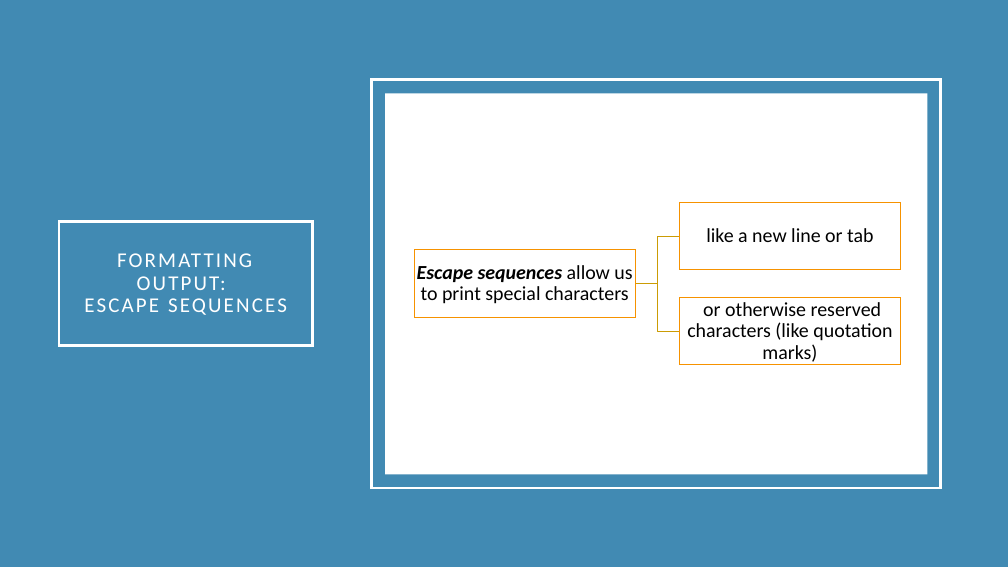
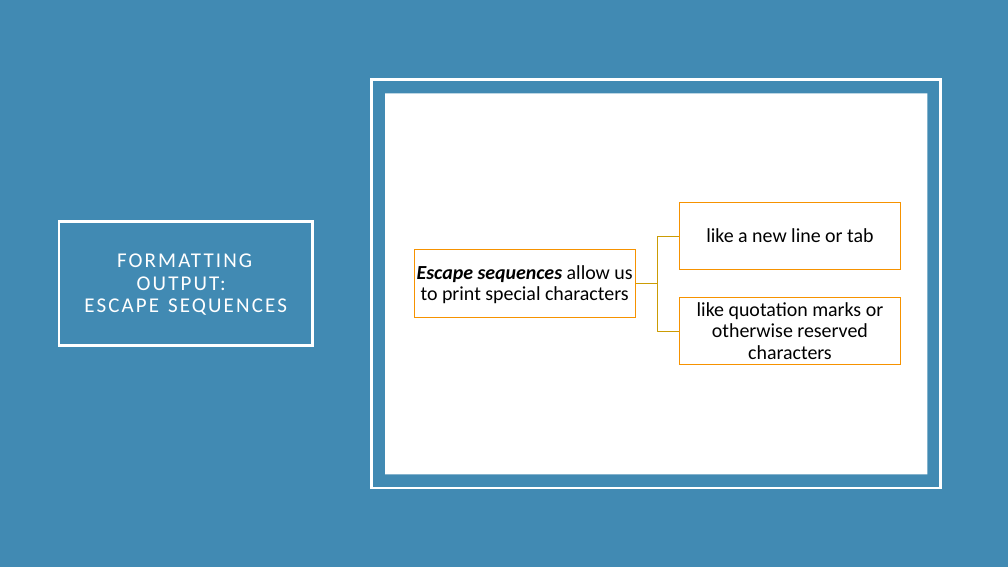
Before and after one commit to rsera/Junior-Knights, a slide deck: slide 22 of Python Day 1 IO.pptx (slide 13 before the commit). Drawn at 1008x567 pixels with LibreOffice and Linux fonts; fonts in the diff are those of the drawing. Boxes give left, top, right and bottom in pixels: in the first picture for what was removed or moved away, otherwise in the second. Text is boxed around its words. In the diff, an @@ line names an element or a change of style, - is before the commit and + after.

```diff
--- a/Python Day 1 IO.pptx
+++ b/Python Day 1 IO.pptx
@@ text at (697,302,883,359): text changed @@
-or otherwise reserved characters (like quotation marks)
+like quotation marks or otherwise reserved characters
```
Also in this commit, not shown: 12 other slides changed, 14 slides added.
